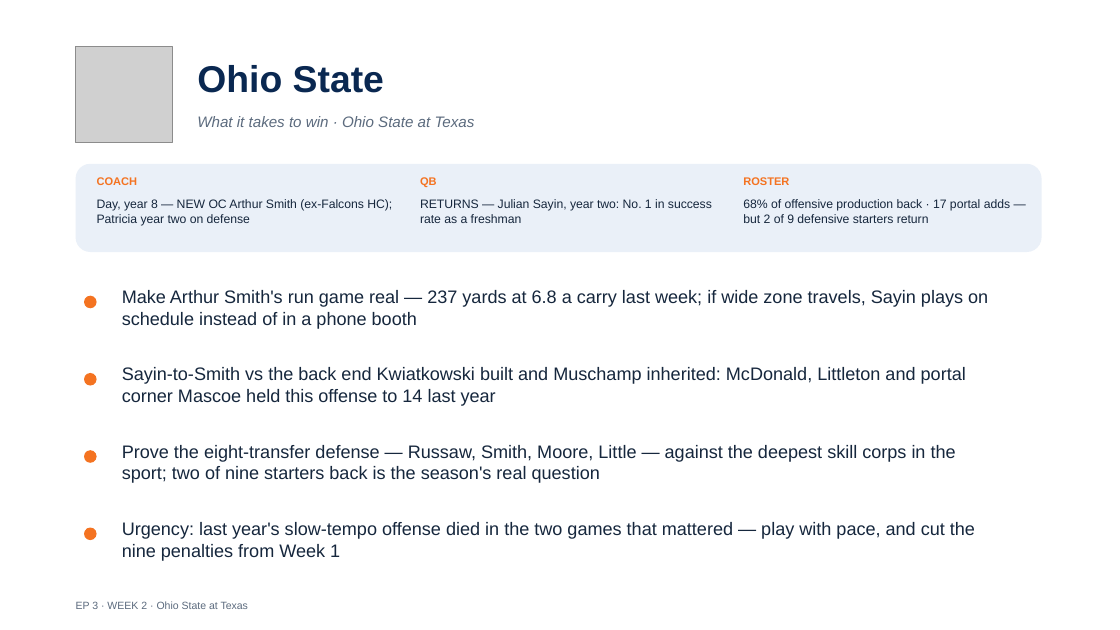
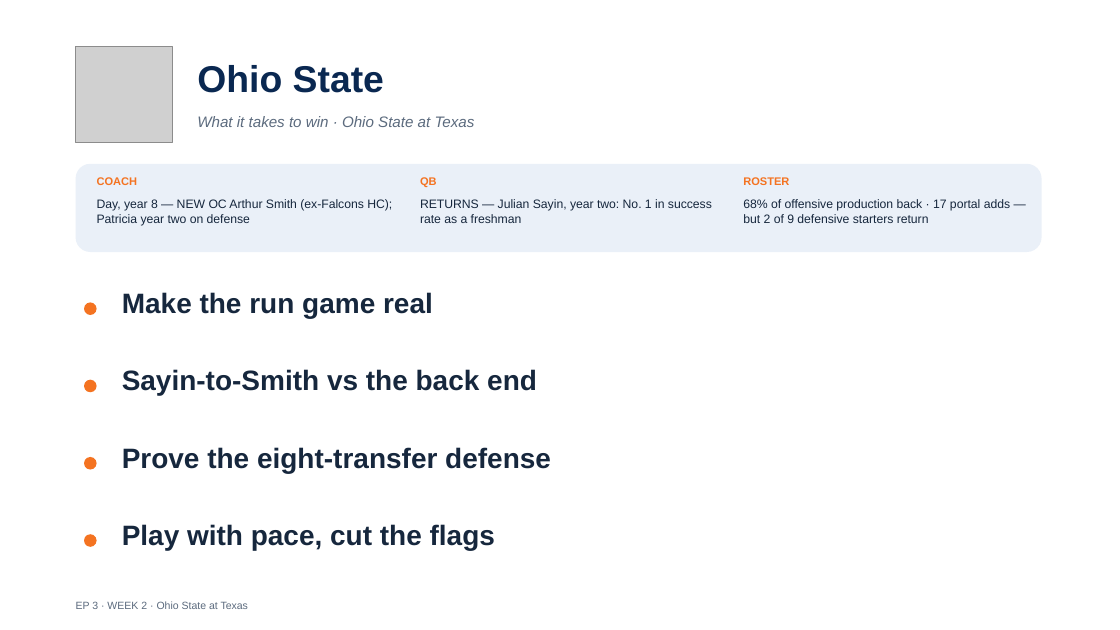
Before and after one commit to lucasalvarezflorida-lab/ncaa-fbs-analytics, a slide deck: slide 19 of decks/2026_Week2_Episode3.pptx. Drawn at 1120x630 pixels with LibreOffice and Linux fonts; fonts in the diff are those of the drawing; grey boxes stand for pictures. Boxes give left, top, right and bottom in pixels: in the first picture for what was removed or moved away, otherwise in the second. Text is boxed around its words. In the diff, an @@ line names an element or a change of style, - is before the commit and + after.

```diff
--- a/decks/2026_Week2_Episode3.pptx
+++ b/decks/2026_Week2_Episode3.pptx
@@ text at (122, 292, 433, 318): text changed; size 15.5 to 24 pt; bold on @@
-Make Arthur Smith's run game real — 237 yards at 6.8 a carry last week; if wide zone travels, Sayin plays on schedule instead of in a phone booth
+Make the run game real
@@ text at (122, 369, 537, 396): text changed; size 15.5 to 24 pt; bold on @@
-Sayin-to-Smith vs the back end Kwiatkowski built and Muschamp inherited: McDonald, Littleton and portal corner Mascoe held this offense to 14 last year
+Sayin-to-Smith vs the back end
@@ text at (122, 447, 551, 473): text changed; size 15.5 to 24 pt; bold on @@
-Prove the eight-transfer defense — Russaw, Smith, Moore, Little — against the deepest skill corps in the sport; two of nine starters back is the season's real question
+Prove the eight-transfer defense
@@ 4 ellipses: place and size @@
-4 ellipses at (84, 296, 97, 540)
+4 ellipses at (84, 302, 97, 547)
@@ text at (122, 524, 495, 550): text changed; size 15.5 to 24 pt; bold on @@
-Urgency: last year's slow-tempo offense died in the two games that mattered — play with pace, and cut the nine penalties from Week 1
+Play with pace, cut the flags
```
Also in this commit, not shown: 14 other slides changed, 1 other file.
